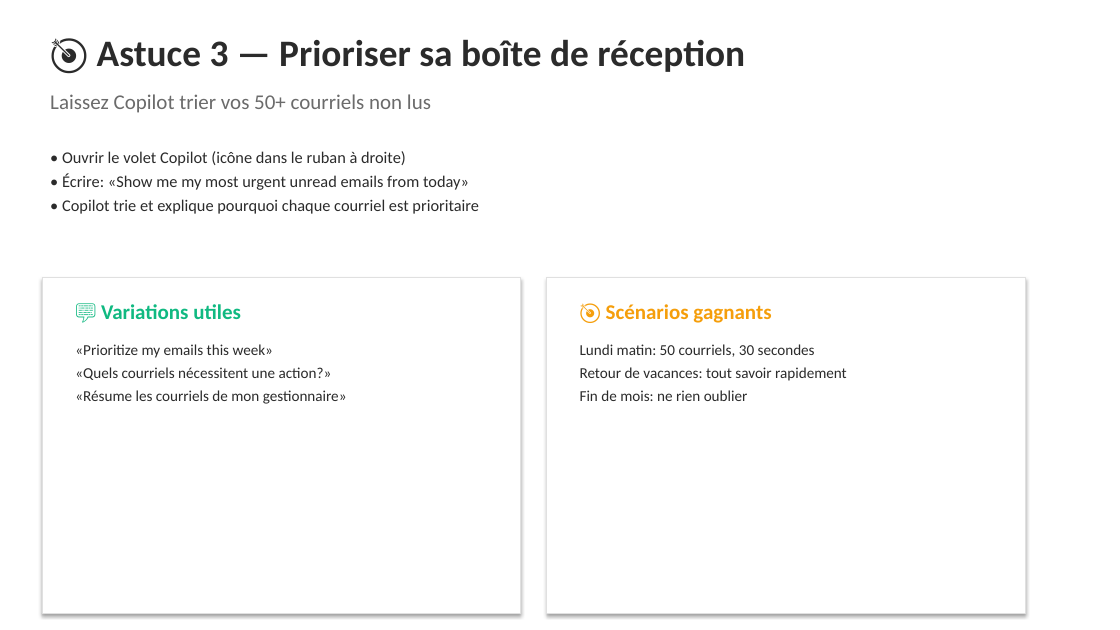
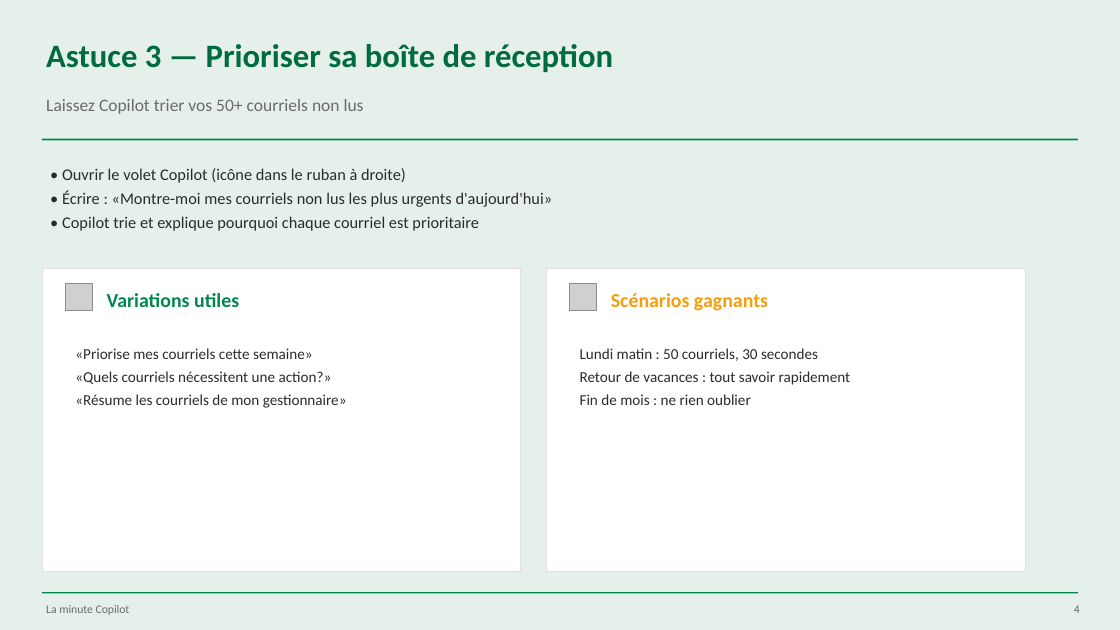
Before and after one commit to martinfou/la-minute-copilot, a slide deck: slide 4 of presentations/La_Minute_Copilot_Outlook.pptx. Drawn at 1120x630 pixels with LibreOffice and Linux fonts; fonts in the diff are those of the drawing; grey boxes stand for pictures. Boxes give left, top, right and bottom in pixels: in the first picture for what was removed or moved away, otherwise in the second. Text is boxed around its words. In the diff, an @@ line names an element or a change of style, - is before the commit and + after.

```diff
--- a/presentations/La_Minute_Copilot_Outlook.pptx
+++ b/presentations/La_Minute_Copilot_Outlook.pptx
@@ background #FFFFFF to #E6F0EA @@
@@ text at <box>46,44,613,72</box>: text changed; size 32 to 28 pt; text colour #2B2B2B to #006B3F @@
-🎯 Astuce 3 — Prioriser sa boîte de réception
+Astuce 3 — Prioriser sa boîte de réception
@@ text "Laissez Copilot trier vos 50+ ..." at <box>46,99,364,114</box>: size 18 to 15 pt @@
@@ rectangle added at <box>42,139,1078,140</box>, fill #00874E @@
@@ text "• Ouvrir le volet Copilot ...": place and size @@
-text "• Ouvrir le volet Copilot ..." at <box>62,151,479,214</box>
+text "• Ouvrir le volet Copilot ..." at <box>62,168,553,231</box>
@@ text at <box>62,191,553,207</box>: text changed @@
-• Écrire: «Show me my most urgent unread emails from today»
+• Écrire : «Montre-moi mes courriels non lus les plus urgents d'aujourd'hui»
@@ rectangle at <box>42,269,521,571</box>: shadow off @@
@@ rectangle: place and size @@
-rectangle at <box>42,277,521,613</box>
+rectangle at <box>42,269,521,571</box>
@@ rectangle: place and size @@
-rectangle at <box>546,277,1025,613</box>
+rectangle at <box>546,269,1025,571</box>
@@ rectangle at <box>546,269,1025,571</box>: shadow off @@
@@ picture added at <box>66,284,92,311</box> @@
@@ text at <box>107,293,239,307</box>: text changed; size 18 to 17 pt; text colour #10B981 to #00874E @@
-💬 Variations utiles
+Variations utiles
@@ picture added at <box>570,284,597,311</box> @@
@@ text at <box>611,293,768,311</box>: text changed; size 18 to 17 pt @@
-🎯 Scénarios gagnants
+Scénarios gagnants
@@ text at <box>75,348,313,359</box>: text changed @@
-«Prioritize my emails this week»
+«Priorise mes courriels cette semaine»
@@ text at <box>580,348,851,405</box>: spaces changed @@
-Lundi matin: 50 courriels, 30 secondes
-Retour de vacances: tout savoir rapidement
-Fin de mois: ne rien oublier
+Lundi matin : 50 courriels, 30 secondes
+Retour de vacances : tout savoir rapidement
+Fin de mois : ne rien oublier
@@ rectangle added at <box>42,592,1078,593</box>, fill #00874E @@
@@ text added at <box>46,605,130,615</box>, 10 pt, text #6B6B6B @@
+La minute Copilot
@@ text added at <box>1074,605,1080,613</box>, 10 pt, text #6B6B6B @@
+4
```
Also in this commit, not shown: 5 other slides changed, 2 slides added, 16 other files.
